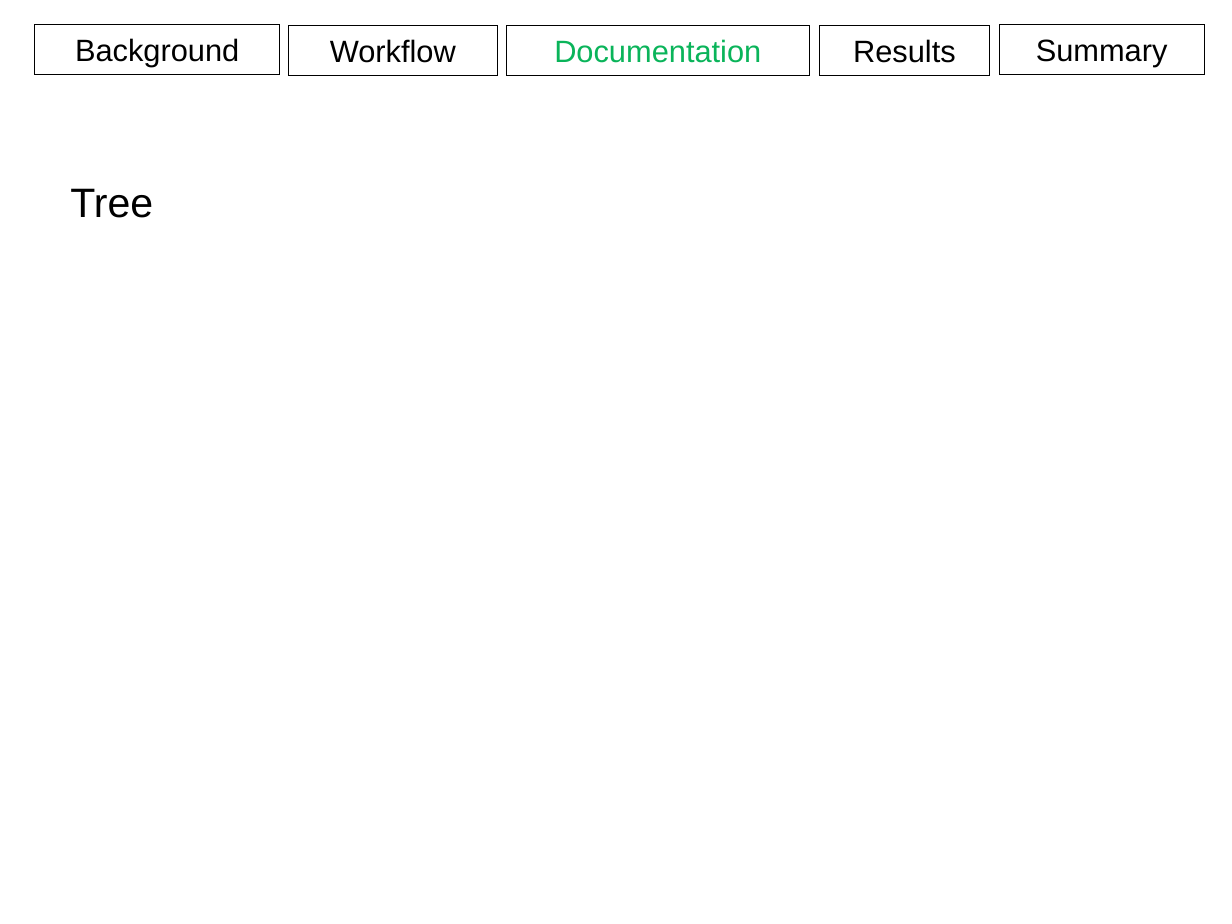
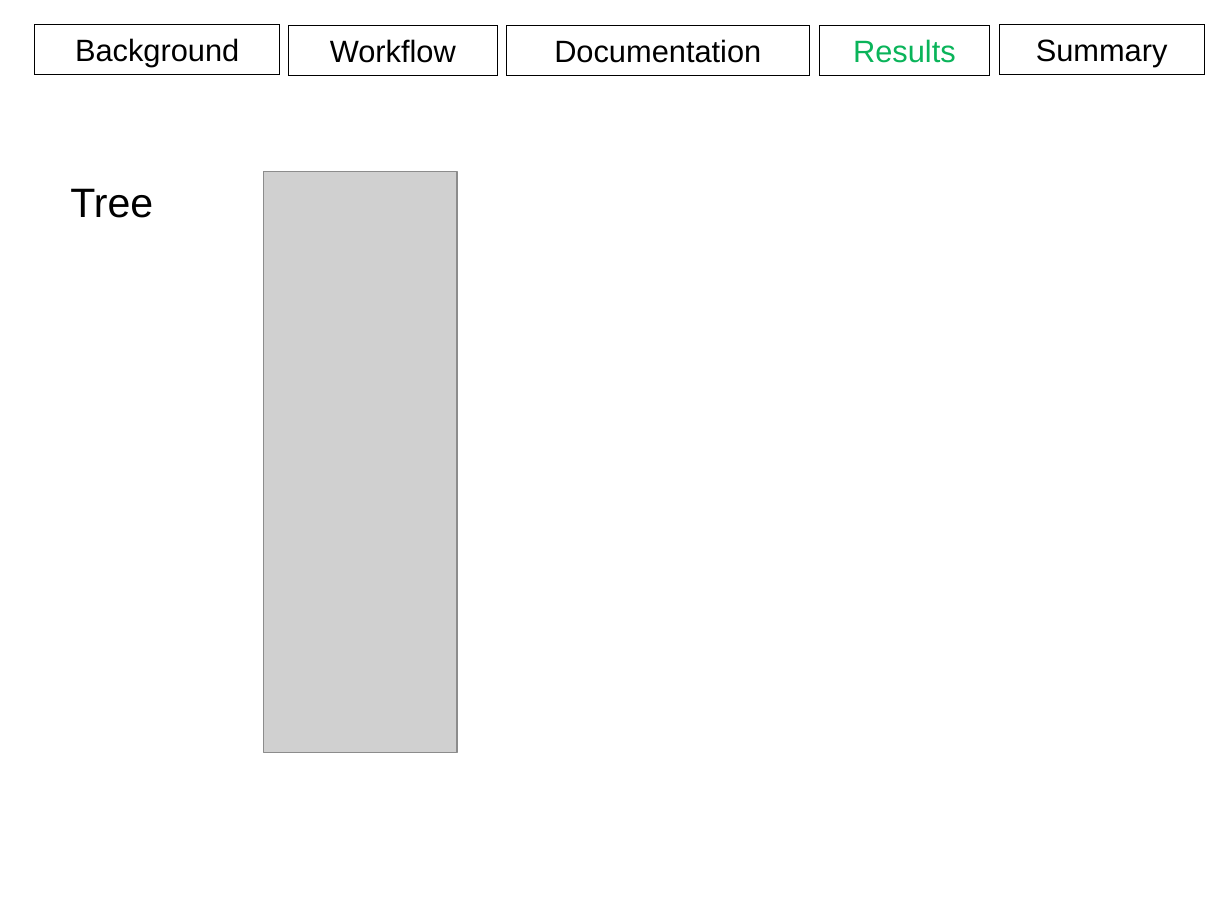
Before and after one commit to aweeger/BCB546X_FinalGroup, a slide deck: slide 23 of Presentation.pptx (slide 24 before the commit). Drawn at 1232x924 pixels with LibreOffice and Linux fonts; fonts in the diff are those of the drawing; grey boxes stand for pictures. Boxes give left, top, right and bottom in pixels: in the first picture for what was removed or moved away, otherwise in the second. Text is boxed around its words. In the diff, an @@ line names an element or a change of style, - is before the commit and + after.

```diff
--- a/Presentation.pptx
+++ b/Presentation.pptx
@@ rectangle "Documentation" at [506, 26, 809, 75]: text colour #0AB45A to #000000 @@
@@ rectangle "Results" at [819, 26, 989, 75]: text colour #000000 to #0AB45A @@
@@ picture added at [264, 171, 457, 753] @@
```
Also in this commit, not shown: 18 other slides changed, 2 slides removed, 1 other file.
